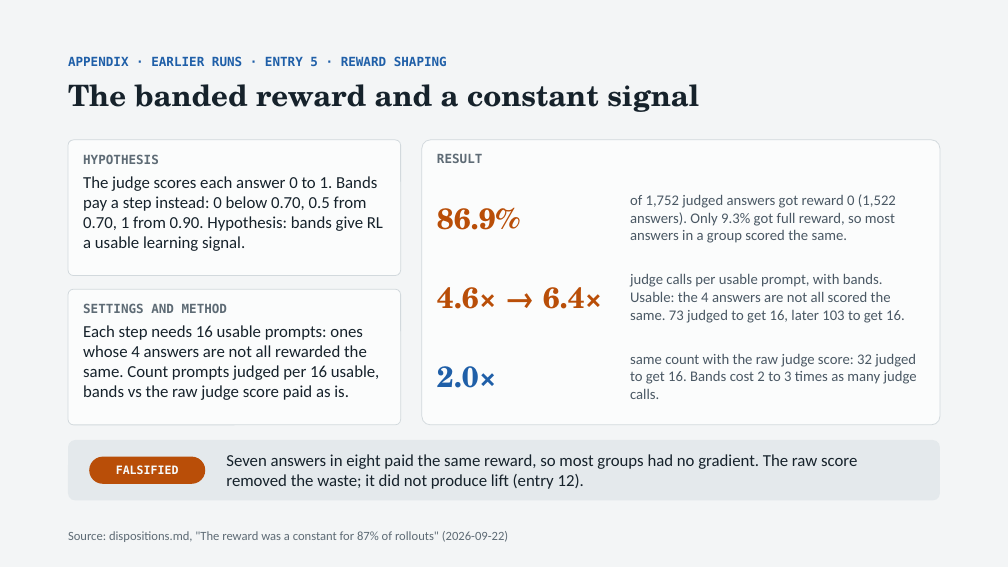
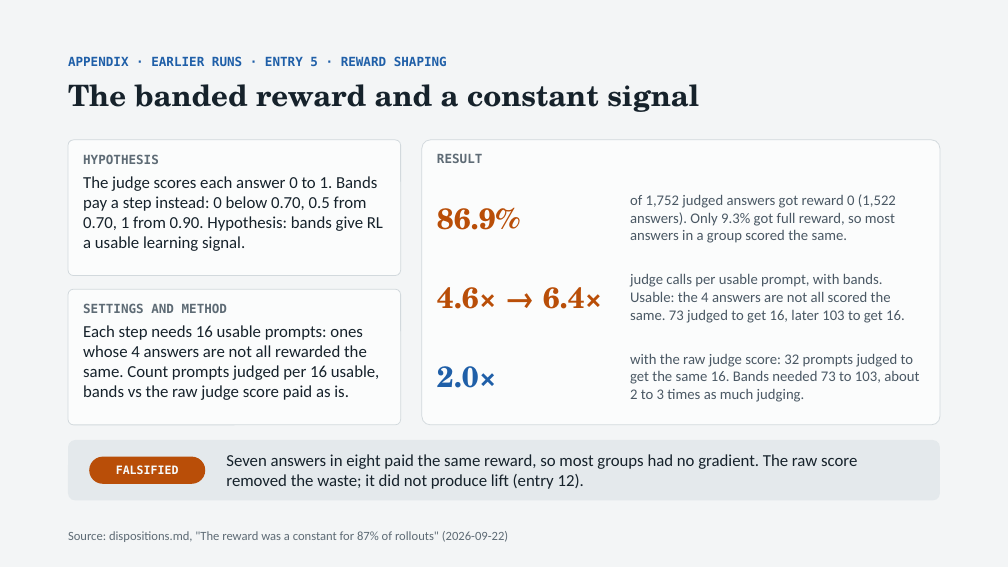
Before and after one commit to thistleknot/rl_v2_share, a slide deck: slide 19 of docs/RL_V2_rl.pptx. Drawn at 1008x567 pixels with LibreOffice and Linux fonts; fonts in the diff are those of the drawing. Boxes give left, top, right and bottom in pixels: in the first picture for what was removed or moved away, otherwise in the second. Text is boxed around its words. In the diff, an @@ line names an element or a change of style, - is before the commit and + after.

```diff
--- a/docs/RL_V2_rl.pptx
+++ b/docs/RL_V2_rl.pptx
@@ text at [630,354,919,402]: text changed @@
-same count with the raw judge score: 32 judged to get 16. Bands cost 2 to 3 times as many judge calls.
+with the raw judge score: 32 prompts judged to get the same 16. Bands needed 73 to 103, about 2 to 3 times as much judging.
```
